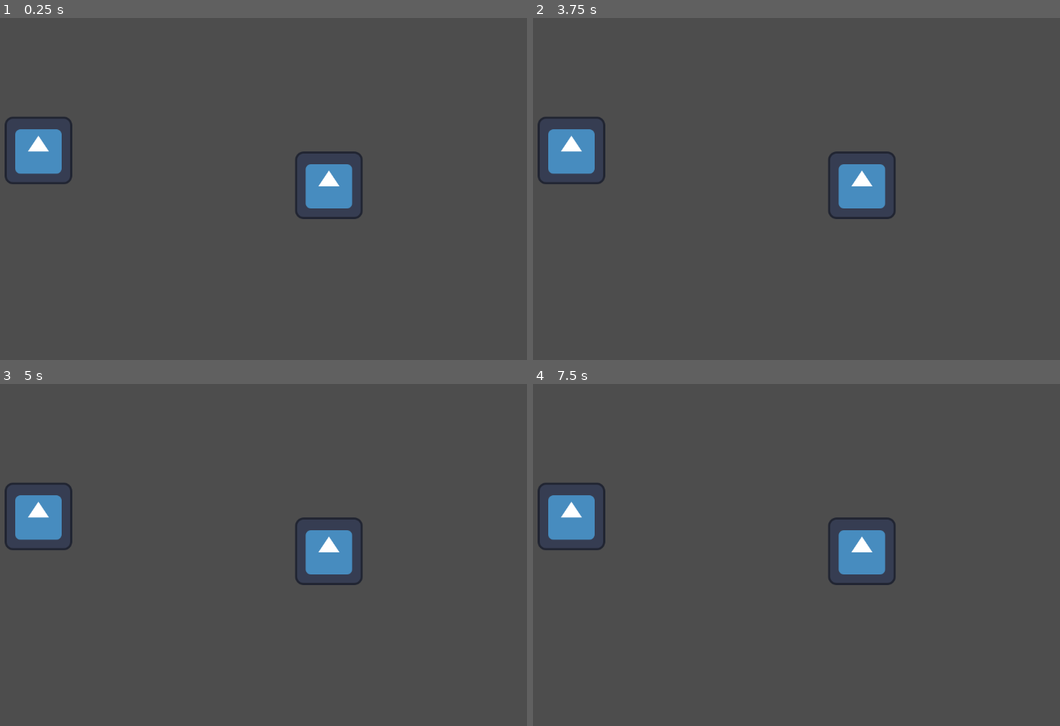
Above: before the commit, frames 1-4 (two rows, left to right).
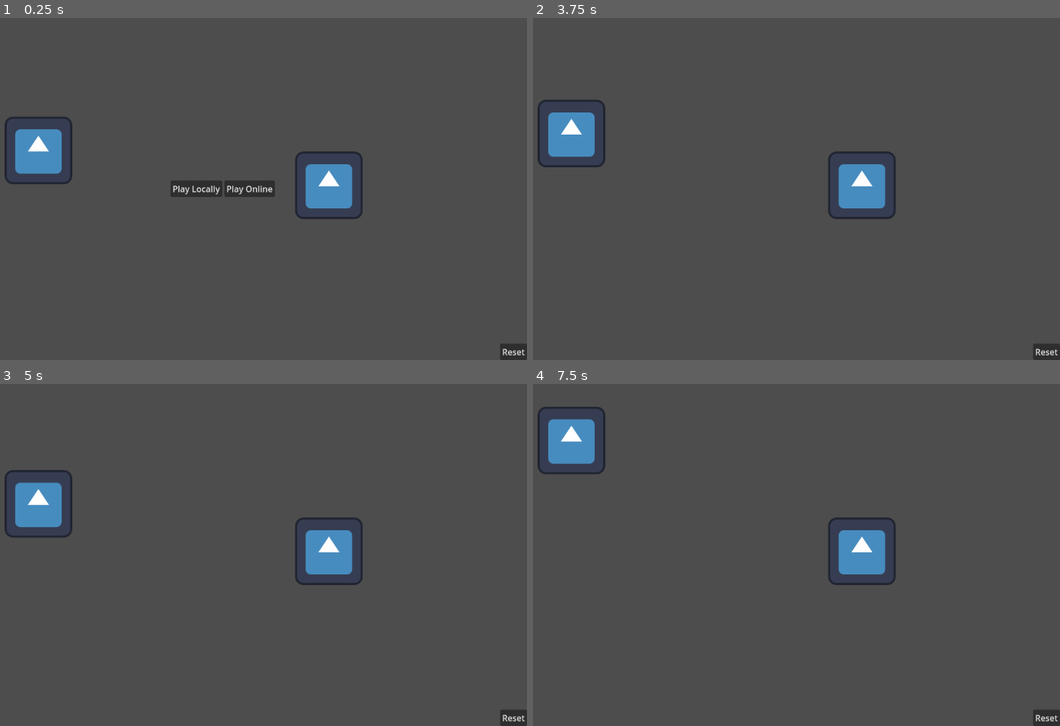
Above: after the commit, the same moments.

Repository: LPGameDevs/TankGame
Game: Godot game, scene res://Scenes/main.tscn
Two runs of this game, one before a commit and one after it. Both use one fixed random seed, a clock stepped at 60 frames per second and the inputs below. The engine's default icon, where the game draws it, is replaced by a stand-in: a white triangle on a blue panel in a dark square.
Inputs (mouse positions are in pixels of both pictures, inside the frame that each line leads up to):
- Up to frame 1 (0.25 s): no input
- Up to frame 2 (3.75 s): click (780, 189) at 0.5 s, where only the run after the commit has a clickable "Play Online"; click (727, 189) at 1.25 s, where only the run after the commit has a clickable "Start a server"; click (1044, 353) at 2 s, where only the run after the commit has a clickable "Reset"; click (727, 189) at 2.75 s, where only the run after the commit has a clickable "Play Locally"; tap Enter at 3.5 s; move the mouse to (891, 171) at 3.52 s; hold Up from 3.53 s (still down); click (891, 171) at 3.67 s
- Up to frame 3 (5 s): move the mouse to (100, 572) at 4.27 s; release Up at 4.28 s; hold Down from 4.28 s (still down)
- Up to frame 4 (7.5 s): move the mouse to (817, 479) at 5.02 s; release Down at 5.03 s; hold Up 5.03-6.53 s; move the mouse to (722, 623) at 5.77 s; click (722, 623) at 5.92 s; move the mouse to (938, 606) at 6.52 s; hold Down from 6.53 s (still down); move the mouse to (575, 503) at 7.27 s

The runs differ from the first frame. In frame 1, 1.1% of the frame differs, in the area x 32-100%, y 47-100%; in frame 2, 1.6%; in frame 3, 1.4%; in frame 4, 3.2%, in the area x 0-100%, y 6-100%.

Commit message:
Lots of refactoring.

Diff:
--- /dev/null
+++ b/Prefabs/online_menu.tscn
@@ -0,0 +1,32 @@
+[gd_scene load_steps=2 format=3 uid="uid://c8rjor1lfc6rr"]
+
+[ext_resource type="Script" path="res://Scripts/online_menu.gd" id="1_dfufx"]
+
+[node name="OnlineMenu" type="Control"]
+layout_mode = 3
+anchors_preset = 0
+offset_right = 420.0
+offset_bottom = 164.0
+script = ExtResource("1_dfufx")
+
+[node name="HBoxContainer" type="HBoxContainer" parent="."]
+layout_mode = 1
+anchors_preset = 15
+anchor_right = 1.0
+anchor_bottom = 1.0
+grow_horizontal = 2
+grow_vertical = 2
+alignment = 1
+
+[node name="LocalButton" type="Button" parent="HBoxContainer"]
+layout_mode = 2
+size_flags_vertical = 4
+text = "Play Locally"
+
+[node name="OnlineButton" type="Button" parent="HBoxContainer"]
+layout_mode = 2
+size_flags_vertical = 4
+text = "Play Online"
+
+[connection signal="pressed" from="HBoxContainer/LocalButton" to="." method="_on_local_button_pressed"]
+[connection signal="pressed" from="HBoxContainer/OnlineButton" to="." method="_on_online_button_pressed"]
--- a/Prefabs/players.tscn
+++ b/Prefabs/players.tscn
@@ -3,7 +3,7 @@
 [ext_resource type="Texture2D" uid="uid://ex0xl1wimpf1" path="res://icon.svg" id="1_cf3lp"]
 [ext_resource type="Script" path="res://Scripts/player.gd" id="1_wmfof"]
 
-[node name="Player" type="Node2D"]
+[node name="Player" type="Node2D" groups=["network_sync"]]
 script = ExtResource("1_wmfof")
 
 [node name="Sprite2D" type="Sprite2D" parent="."]
--- /dev/null
+++ b/Prefabs/server_menu.tscn
@@ -0,0 +1,34 @@
+[gd_scene load_steps=2 format=3 uid="uid://cml0rob6pjc3w"]
+
+[ext_resource type="Script" path="res://Scripts/server_menu.gd" id="1_2hw84"]
+
+[node name="ServerMenu" type="Control"]
+layout_mode = 3
+anchors_preset = 0
+offset_right = 420.0
+offset_bottom = 164.0
+script = ExtResource("1_2hw84")
+
+[node name="HBoxContainer" type="HBoxContainer" parent="."]
+layout_mode = 1
+anchors_preset = 15
+anchor_right = 1.0
+anchor_bottom = 1.0
+grow_horizontal = 2
+grow_vertical = 2
+alignment = 1
+
+[node name="ServerButton" type="Button" parent="HBoxContainer"]
+layout_mode = 2
+size_flags_vertical = 4
+text = "Start a server"
+
+[node name="ClientButton" type="Button" parent="HBoxContainer"]
+layout_mode = 2
+size_flags_vertical = 4
+text = "Join a server"
+
+[connection signal="pressed" from="HBoxContainer/ServerButton" to="." method="_on_local_button_pressed"]
+[connection signal="pressed" from="HBoxContainer/ServerButton" to="." method="_on_server_button_pressed"]
+[connection signal="pressed" from="HBoxContainer/ClientButton" to="." method="_on_client_button_pressed"]
+[connection signal="pressed" from="HBoxContainer/ClientButton" to="." method="_on_online_button_pressed"]
--- a/Scenes/main.tscn
+++ b/Scenes/main.tscn
@@ -1,7 +1,9 @@
-[gd_scene load_steps=3 format=3 uid="uid://c8c4iahtwst12"]
+[gd_scene load_steps=5 format=3 uid="uid://c8c4iahtwst12"]
 
 [ext_resource type="PackedScene" uid="uid://ceyp2eujcakau" path="res://Prefabs/players.tscn" id="1_42gu1"]
 [ext_resource type="Script" path="res://Scripts/main.gd" id="1_mmm8y"]
+[ext_resource type="PackedScene" uid="uid://c8rjor1lfc6rr" path="res://Prefabs/online_menu.tscn" id="3_sm7cf"]
+[ext_resource type="PackedScene" uid="uid://cml0rob6pjc3w" path="res://Prefabs/server_menu.tscn" id="4_1m3sd"]
 
 [node name="Main" type="Node2D"]
 script = ExtResource("1_mmm8y")
@@ -11,3 +13,48 @@
 
 [node name="ServerPlayer" parent="." instance=ExtResource("1_42gu1")]
 position = Vector2(227, 251)
+
+[node name="CanvasLayer" type="CanvasLayer" parent="."]
+
+[node name="OnlineMenu" parent="CanvasLayer" instance=ExtResource("3_sm7cf")]
+anchors_preset = 8
+anchor_left = 0.5
+anchor_top = 0.5
+anchor_right = 0.5
+anchor_bottom = 0.5
+offset_left = -210.0
+offset_top = -82.0
+offset_right = 210.0
+offset_bottom = 82.0
+grow_horizontal = 2
+grow_vertical = 2
+size_flags_horizontal = 4
+size_flags_vertical = 4
+
+[node name="ServerMenu" parent="CanvasLayer" instance=ExtResource("4_1m3sd")]
+visible = false
+anchors_preset = 8
+anchor_left = 0.5
+anchor_top = 0.5
+anchor_right = 0.5
+anchor_bottom = 0.5
+offset_left = -210.0
+offset_top = -82.0
+offset_right = 210.0
+offset_bottom = 82.0
+grow_horizontal = 2
+grow_vertical = 2
+
+[node name="ResetButton" type="Button" parent="CanvasLayer"]
+anchors_preset = 3
+anchor_left = 1.0
+anchor_top = 1.0
+anchor_right = 1.0
+anchor_bottom = 1.0
+offset_left = -51.0
+offset_top = -31.0
+grow_horizontal = 0
+grow_vertical = 0
+text = "Reset"
+
+[connection signal="pressed" from="CanvasLayer/ResetButton" to="." method="_on_reset_button_pressed"]
--- a/Scripts/main.gd
+++ b/Scripts/main.gd
@@ -1,16 +1,27 @@
 extends Node2D
 
+@onready var online_menu = $CanvasLayer/OnlineMenu
+@onready var server_menu = $CanvasLayer/ServerMenu
+
 func _ready() -> void:
-	multiplayer.peer_connected.connect(self._on_peer_connected)
+	SignalManager.on_set_client_authority.connect(self._set_client_authority);
+	SignalManager.on_local_game_requested.connect(self._local_game_requested);
+	SignalManager.on_server_game_requested.connect(self._server_game_requested);
 
-func _on_peer_connected(peer_id: int):
-	SyncManager.add_peer(peer_id)
+	$ServerPlayer.set_multiplayer_authority(1)
 
-	$ServerPlayer.set_network_master(1)
-	if get_tree().is_network_server():
-		$ClientPlayer.set_network_master(peer_id)
-	else:
-		$ClientPlayer.set_network_master(get_tree().get_network_unique_id())
+func _local_game_requested() -> void :
+	$ServerPlayer.input_prefix = "player2_"
+	online_menu.visible = false;
 
-	if get_tree().is_network_server():
-		SyncManager.start()
+func _server_game_requested() -> void :
+	online_menu.visible = false;
+	server_menu.visible = true;
+
+func _set_client_authority(peer_id: int) -> void :
+	print('set auth ' + str(peer_id))
+	$ClientPlayer.set_multiplayer_authority(peer_id);
+
+func _on_reset_button_pressed():
+	SignalManager.on_reset_game.emit();
+	get_tree().reload_current_scene()
--- /dev/null
+++ b/Scripts/online_menu.gd
@@ -0,0 +1,7 @@
+extends Control
+
+func _on_local_button_pressed():
+	SignalManager.on_local_game_requested.emit();
+
+func _on_online_button_pressed():
+	SignalManager.on_server_game_requested.emit();
--- a/Scripts/player.gd
+++ b/Scripts/player.gd
@@ -1,9 +1,9 @@
 extends Node2D
 
-var input_prefix : String = "player1_"
+@export var input_prefix : String = "player1_"
 
-var speed := 0.0
-var teleporting := false
+#var speed := 0.0
+#var teleporting := false
 
 func _get_local_input() -> Dictionary:
 	var input_vector = Input.get_vector(input_prefix + "left", input_prefix + "right", input_prefix + "up", input_prefix + "down")
@@ -11,38 +11,17 @@
 	var input := {}
 	if input_vector != Vector2.ZERO:
 		input["input_vector"] = input_vector
-	if Input.is_action_just_pressed(input_prefix + "bomb"):
-		input["drop_bomb"] = true
-	if Input.is_action_just_pressed(input_prefix + "teleport"):
-		input["teleport"] = true
 
 	return input
 
 
 func _network_process(input: Dictionary) -> void:
-	var input_vector = input.get("input_vector", Vector2.ZERO)
-	if input_vector != Vector2.ZERO:
-		if speed < 16.0:
-			speed += 1.0
-		position += input_vector * speed
-	else:
-		speed = 0.0
-
-
+	position += input.get("input_vector", Vector2.ZERO) * 8
 
 func _save_state() -> Dictionary:
 	return {
 		position = position,
-		speed = speed,
-		teleporting = teleporting,
 	}
 
 func _load_state(state: Dictionary) -> void:
 	position = state['position']
-	speed = state['speed']
-	teleporting = state['teleporting']
-
-func _interpolate_state(old_state: Dictionary, new_state: Dictionary, weight: float) -> void:
-	if old_state.get('teleporting', false) or new_state.get('teleporting', false):
-		return
-	position = lerp(old_state['position'], new_state['position'], weight)
--- /dev/null
+++ b/Scripts/server_menu.gd
@@ -0,0 +1,9 @@
+extends Control
+
+func _on_server_button_pressed():
+	SignalManager.on_server_create_requested.emit(9999);
+	self.visible = false;
+
+func _on_client_button_pressed():
+	SignalManager.on_client_join_requested.emit('127.0.0.1', 9999);
+	self.visible = false;
--- /dev/null
+++ b/Singletons/ServerMessages.gd
@@ -0,0 +1,150 @@
+extends Node2D
+
+const DummyNetworkAdaptor = preload("res://addons/godot-rollback-netcode/DummyNetworkAdaptor.gd")
+
+const LOG_FILE_DIRECTORY: String = 'user://detailed_logs';
+var logging_enabled: bool = false;
+
+func _ready() -> void:
+	multiplayer.peer_connected.connect(self._peer_connected)
+	multiplayer.peer_disconnected.connect(self._peer_disconnected)
+	multiplayer.connected_to_server.connect(self._server_connected)
+	multiplayer.server_disconnected.connect(self._server_disconnected)
+
+	SyncManager.connect("sync_started", self._SyncManager_sync_started)
+	SyncManager.connect("sync_stopped", self._SyncManager_sync_stopped)
+	SyncManager.connect("sync_lost", self._SyncManager_sync_lost)
+	SyncManager.connect("sync_regained", self._SyncManager_sync_regained)
+	SyncManager.connect("sync_error", self._SyncManager_sync_error)
+
+	SignalManager.on_local_game_requested.connect(self._local_game_requested);
+	SignalManager.on_server_game_requested.connect(self._server_game_requested);
+	SignalManager.on_server_create_requested.connect(self._server_create_requested);
+	SignalManager.on_client_join_requested.connect(self._client_join_requested);
+	SignalManager.on_reset_game.connect(self._reset_game);
+
+	SyncManager.spectating = false;
+
+## User has requested to play a local game.
+func _local_game_requested() -> void :
+	SyncManager.network_adaptor = DummyNetworkAdaptor.new()
+	SyncManager.start()
+
+## User has requested to play an online game.
+func _server_game_requested() -> void :
+	SyncManager.reset_network_adaptor()
+
+## User has requested to create a new server.
+func _server_create_requested(port: int) -> void :
+	SyncManager.spectating = false
+	var peer = ENetMultiplayerPeer.new()
+	peer.create_server(port)
+	multiplayer.multiplayer_peer = peer
+
+## User has requested to join an existing server.
+func _client_join_requested(host: String, port: int) -> void :
+	SyncManager.spectating = false
+	var peer = ENetMultiplayerPeer.new()
+	peer.create_client(host, port);
+	multiplayer.multiplayer_peer = peer
+
+## Button press to reset game requested by user.
+func _reset_game() -> void:
+	SyncManager.stop()
+	SyncManager.clear_peers()
+	var peer = multiplayer.multiplayer_peer
+	if peer:
+		peer.close()
+
+func _peer_connected(peer_id: int):
+	print(str(peer_id) + " connected");
+	if not multiplayer.is_server() and peer_id != 1:
+		register_player.rpc_id(peer_id, {spectator = SyncManager.spectating})
+
+
+@rpc("any_peer")
+func register_player(options: Dictionary = {}) -> void:
+	var peer_id = multiplayer.get_remote_sender_id()
+	SyncManager.add_peer(peer_id, options)
+	var peer = SyncManager.peers[peer_id]
+
+	if not peer.spectator:
+		SignalManager.on_set_client_authority.emit(peer_id);
+
+		if multiplayer.is_server():
+			multiplayer.multiplayer_peer.refuse_new_connections = true
+
+			# Give a little time to get ping data.
+			await get_tree().create_timer(2.0).timeout
+			SyncManager.start()
+
+
+func _peer_disconnected(peer_id: int):
+	print(str(peer_id) + " disconnected");
+	SyncManager.remove_peer(peer_id)
+	pass;
+
+func _server_connected():
+	print("server connected");
+	if not SyncManager.spectating:
+		SignalManager.on_set_client_authority.emit(multiplayer.get_unique_id());
+
+	SyncManager.add_peer(1)
+	# Tell server about ourselves.
+	register_player.rpc_id(1, {spectator = SyncManager.spectating})
+
+	pass;
+
+func _server_disconnected():
+	_peer_disconnected(1);
+	print("server disconnected");
+	pass
+
+func _SyncManager_sync_started():
+	print("syncManager started");
+
+	#if logging_enabled and not SyncReplay.active:
+	if logging_enabled:
+		if not DirAccess.dir_exists_absolute(LOG_FILE_DIRECTORY):
+			DirAccess.make_dir_absolute(LOG_FILE_DIRECTORY)
+
+		var datetime := Time.get_datetime_dict_from_system(true)
+		var log_file_name = "%04d%02d%02d-%02d%02d%02d-peer-%d.log" % [
+			datetime['year'],
+			datetime['month'],
+			datetime['day'],
+			datetime['hour'],
+			datetime['minute'],
+			datetime['second'],
+			multiplayer.get_unique_id(),
+		]
+
+		SyncManager.start_logging(LOG_FILE_DIRECTORY + '/' + log_file_name)
+
+func _SyncManager_sync_stopped():
+	print("syncManager stopped");
+	if logging_enabled:
+		SyncManager.stop_logging()
+
+	pass
+
+func _SyncManager_sync_lost():
+	print("syncManager lost");
+	#sync_lost_label.visible = true
+	pass
+
+func _SyncManager_sync_regained():
+	print("syncManager regained");
+	#sync_lost_label.visible = false
+	pass
+
+func _SyncManager_sync_error(msg: String):
+	print("syncManager sync error");
+	print(msg);
+	#message_label.text = "Fatal sync error: " + msg
+	#sync_lost_label.visible = false
+
+	var peer = multiplayer.multiplayer_peer
+	if peer:
+		peer.close()
+	SyncManager.clear_peers()
--- /dev/null
+++ b/Singletons/SignalManager.gd
@@ -0,0 +1,11 @@
+extends Node
+
+signal on_server_game_requested;
+signal on_local_game_requested;
+
+signal on_server_create_requested(port: int);
+signal on_client_join_requested(host: String, port: int);
+
+signal on_reset_game;
+
+signal on_set_client_authority(peer_id: int);
--- a/project.godot
+++ b/project.godot
@@ -18,6 +18,8 @@
 [autoload]
 
 SyncManager="*res://addons/godot-rollback-netcode/SyncManager.gd"
+SignalManager="*res://Singletons/SignalManager.gd"
+ServerMessages="*res://Singletons/ServerMessages.gd"
 
 [editor_plugins]
 
Not shown, changed: .gitignore
